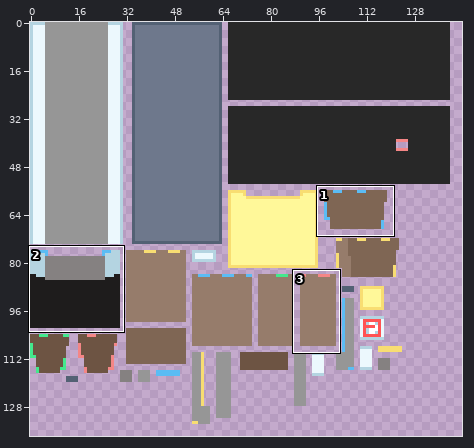
Sprite sheet: microMix/Assets/Team28/Materials/checkout_texture.png. The first picture is a wide view before the edit; the outline marks the close-up.
Close-up. Before the commit:
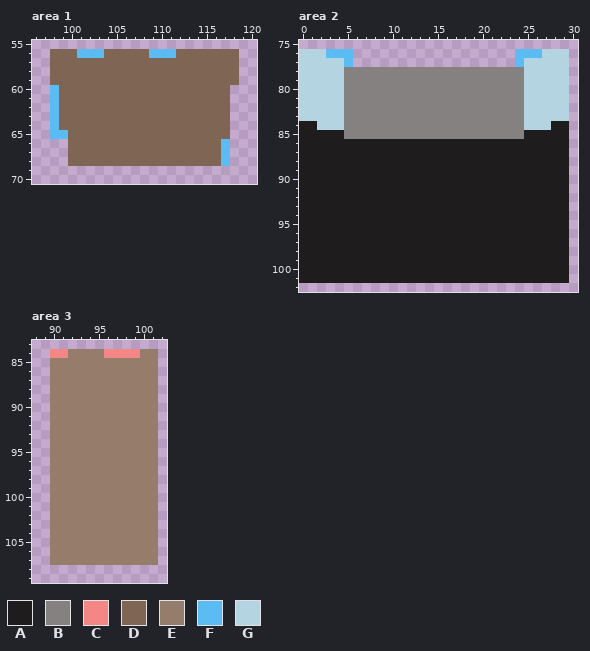
The file is 256x256 pixels. Colours within 5 levels of each other are drawn and written as one. Shown: area 1: x 96..120, y 55..70; area 2: x 0..30, y 75..102; area 3: x 88..102, y 83..109. The wide view leaves out empty margins. The commit also changed other parts of the picture, which this record leaves out.
Palette (. is transparent): A #1e1c1c  B #858181  C #f48686  D #7f6654  E #967c6b  F #5bbcf4  G #b4d4e1
After the commit:
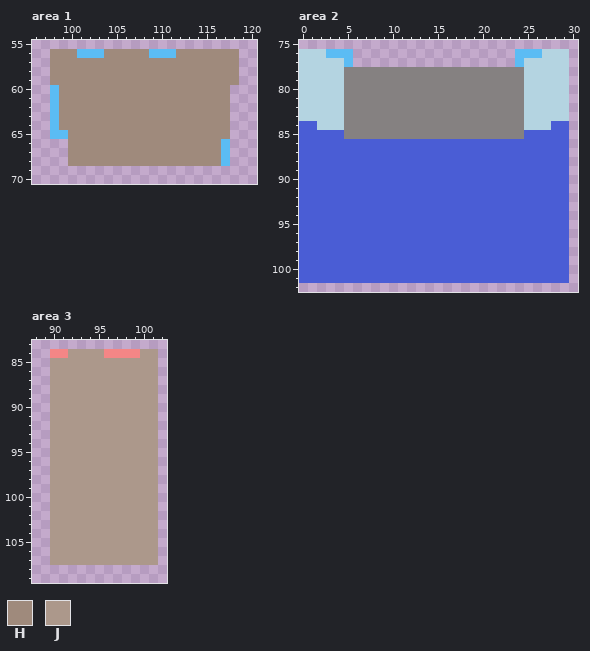
Colours new in this view: H #9f8a7c  J #ac988b
From old to new:
@@ palette @@
-A #1e1c1c
+A #4a5dd5
--- area 1
@@ x 96..120 @@
 55 .........................
-56 ..DDDFFFDDDDDFFFDDDDDDD..
-57 ..DDDDDDDDDDDDDDDDDDDDD..
-58 ..DDDDDDDDDDDDDDDDDDDDD..
-59 ..DDDDDDDDDDDDDDDDDDDDD..
-60 ..FDDDDDDDDDDDDDDDDDDD...
-61 ..FDDDDDDDDDDDDDDDDDDD...
-62 ..FDDDDDDDDDDDDDDDDDDD...
-63 ..FDDDDDDDDDDDDDDDDDDD...
-64 ..FDDDDDDDDDDDDDDDDDDD...
-65 ..FFDDDDDDDDDDDDDDDDDD...
-66 ....DDDDDDDDDDDDDDDDDF...
-67 ....DDDDDDDDDDDDDDDDDF...
-68 ....DDDDDDDDDDDDDDDDDF...
+56 ..HHHFFFHHHHHFFFHHHHHHH..
+57 ..HHHHHHHHHHHHHHHHHHHHH..
+58 ..HHHHHHHHHHHHHHHHHHHHH..
+59 ..HHHHHHHHHHHHHHHHHHHHH..
+60 ..FHHHHHHHHHHHHHHHHHHH...
+61 ..FHHHHHHHHHHHHHHHHHHH...
+62 ..FHHHHHHHHHHHHHHHHHHH...
+63 ..FHHHHHHHHHHHHHHHHHHH...
+64 ..FHHHHHHHHHHHHHHHHHHH...
+65 ..FFHHHHHHHHHHHHHHHHHH...
+66 ....HHHHHHHHHHHHHHHHHF...
+67 ....HHHHHHHHHHHHHHHHHF...
+68 ....HHHHHHHHHHHHHHHHHF...
 69 .........................
--- area 3
@@ x 88..102 @@
  83 ...............
- 84 ..CCEEEECCCCEE.
- 85 ..EEEEEEEEEEEE.
- 86 ..EEEEEEEEEEEE.
- 87 ..EEEEEEEEEEEE.
- 88 ..EEEEEEEEEEEE.
- 89 ..EEEEEEEEEEEE.
- 90 ..EEEEEEEEEEEE.
- 91 ..EEEEEEEEEEEE.
- 92 ..EEEEEEEEEEEE.
- 93 ..EEEEEEEEEEEE.
- 94 ..EEEEEEEEEEEE.
- 95 ..EEEEEEEEEEEE.
- 96 ..EEEEEEEEEEEE.
- 97 ..EEEEEEEEEEEE.
- 98 ..EEEEEEEEEEEE.
- 99 ..EEEEEEEEEEEE.
-100 ..EEEEEEEEEEEE.
-101 ..EEEEEEEEEEEE.
-102 ..EEEEEEEEEEEE.
-103 ..EEEEEEEEEEEE.
-104 ..EEEEEEEEEEEE.
-105 ..EEEEEEEEEEEE.
-106 ..EEEEEEEEEEEE.
-107 ..EEEEEEEEEEEE.
+ 84 ..CCJJJJCCCCJJ.
+ 85 ..JJJJJJJJJJJJ.
+ 86 ..JJJJJJJJJJJJ.
+ 87 ..JJJJJJJJJJJJ.
+ 88 ..JJJJJJJJJJJJ.
+ 89 ..JJJJJJJJJJJJ.
+ 90 ..JJJJJJJJJJJJ.
+ 91 ..JJJJJJJJJJJJ.
+ 92 ..JJJJJJJJJJJJ.
+ 93 ..JJJJJJJJJJJJ.
+ 94 ..JJJJJJJJJJJJ.
+ 95 ..JJJJJJJJJJJJ.
+ 96 ..JJJJJJJJJJJJ.
+ 97 ..JJJJJJJJJJJJ.
+ 98 ..JJJJJJJJJJJJ.
+ 99 ..JJJJJJJJJJJJ.
+100 ..JJJJJJJJJJJJ.
+101 ..JJJJJJJJJJJJ.
+102 ..JJJJJJJJJJJJ.
+103 ..JJJJJJJJJJJJ.
+104 ..JJJJJJJJJJJJ.
+105 ..JJJJJJJJJJJJ.
+106 ..JJJJJJJJJJJJ.
+107 ..JJJJJJJJJJJJ.
 108 ...............
